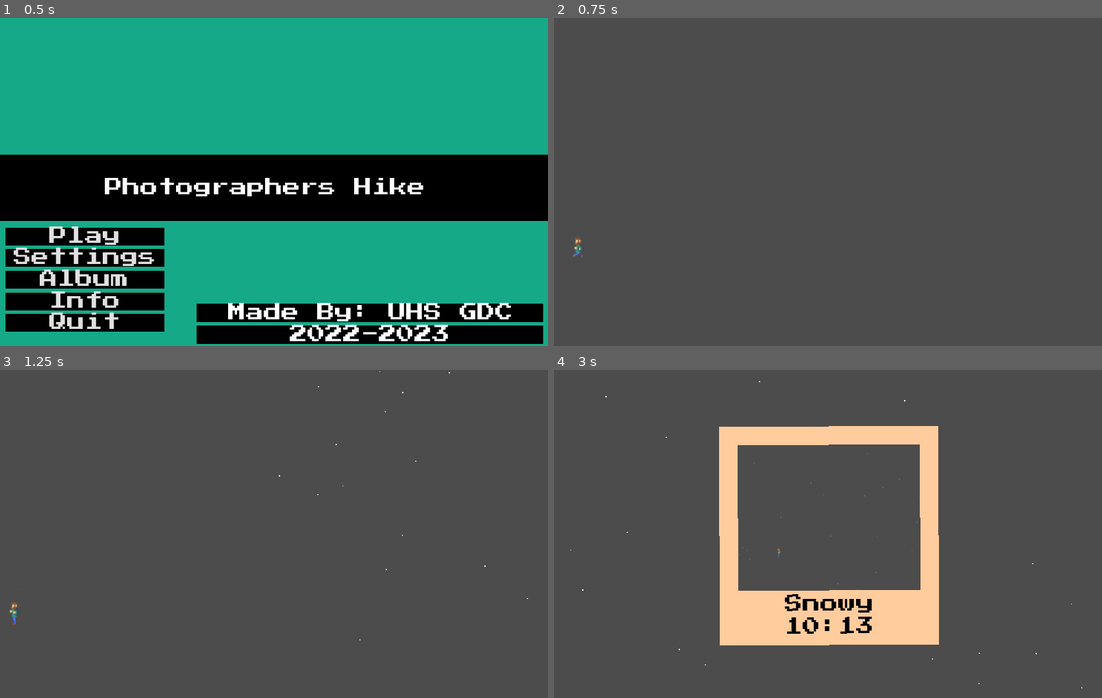
Above: before the commit, frames 1-4 (two rows, left to right).
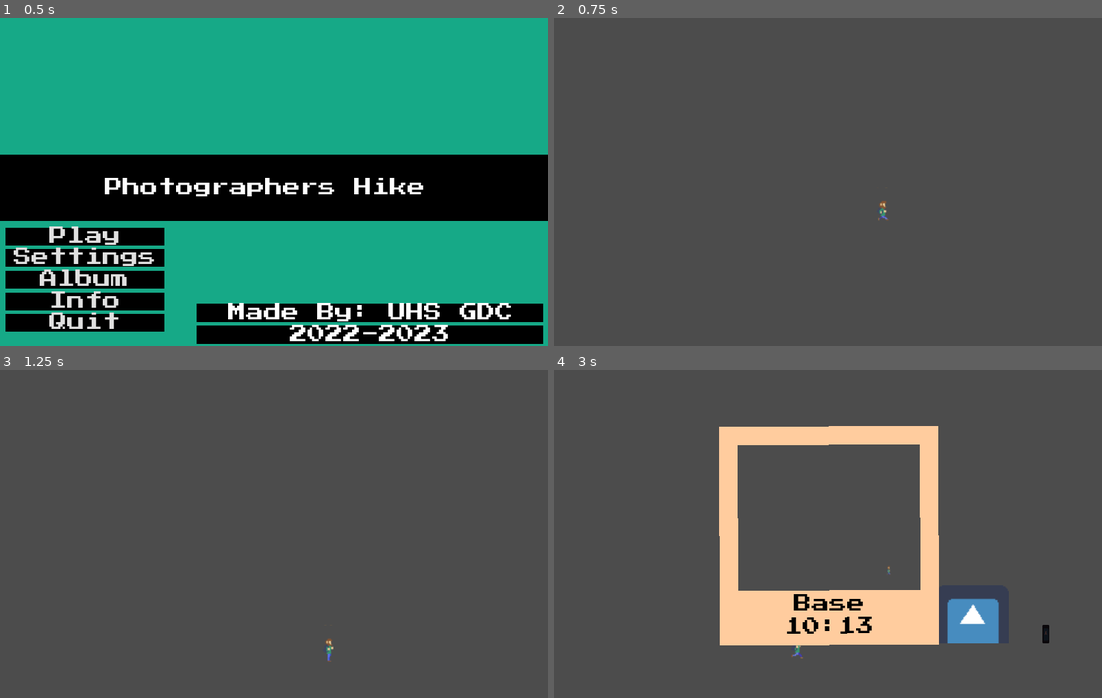
Above: after the commit, the same moments.

Repository: UHSGDC/Photographers-Hike
Game: Godot game, scene res://Game.tscn
The game is run twice, just before and just after one commit, with the same random seed, the same clock (stepped at 60 frames per second) and the same inputs. The engine's default icon, where the game draws it, is replaced by a stand-in: a white triangle on a blue panel in a dark square.
Inputs (mouse positions are in pixels of both pictures, inside the frame that each line leads up to):
- Up to frame 1 (0.5 s): no input
- Up to frame 2 (0.75 s): click "Play" at 0.5 s
- Up to frame 3 (1.25 s): no input
- Up to frame 4 (3 s): tap Enter at 1.25 s; move the mouse to (948, 517) at 1.27 s; hold Ctrl (interact) 1.28-2.03 s; hold D (right) 1.28-2.78 s; tap Space (jump) at 1.52, 2.27 s; move the mouse to (718, 550) at 2.02 s; tap C (take_picture) at 2.1 s; move the mouse to (882, 461) at 2.77 s; hold A (left) from 2.78 s (still down); hold Ctrl (interact) from 2.78 s (still down)

Frame 1 is identical in both runs. In frame 2, 0.1% of the frame differs, in the area x 3-61%, y 55-73%; in frame 3, 0.1%; in frame 4, 1.8%, in the area x 3-97%, y 3-98%.

Commit message:
Fixed sign text not being full white

Diff:
--- a/PhotographersHike/Interactables/Sign/Sign.tscn
+++ b/PhotographersHike/Interactables/Sign/Sign.tscn
@@ -58,6 +58,7 @@
 
 [node name="ColorRect" type="ColorRect" parent="DirectionLabel"]
 modulate = Color( 1, 1, 1, 0.286275 )
+show_behind_parent = true
 anchor_right = 1.0
 anchor_bottom = 1.0
 margin_top = -6.0
--- a/PhotographersHike/World/World.tscn
+++ b/PhotographersHike/World/World.tscn
@@ -16,44 +16,47 @@
 [ext_resource path="res://Misc/SpeedRunTimer.tscn" type="PackedScene" id=14]
 [ext_resource path="res://Minigames/Blizzard/WindZone.tscn" type="PackedScene" id=15]
 
+[sub_resource type="RectangleShape2D" id=44]
+extents = Vector2( 240, 144 )
+
+[sub_resource type="RectangleShape2D" id=11]
+extents = Vector2( 368, 144 )
+
+[sub_resource type="RectangleShape2D" id=12]
+extents = Vector2( 304, 144 )
+
+[sub_resource type="RectangleShape2D" id=15]
+extents = Vector2( 204, 8 )
+
+[sub_resource type="RectangleShape2D" id=16]
+extents = Vector2( 312, 288 )
+
+[sub_resource type="RectangleShape2D" id=17]
+extents = Vector2( 560, 144 )
+
+[sub_resource type="RectangleShape2D" id=20]
+extents = Vector2( 560, 144 )
+
+[sub_resource type="RectangleShape2D" id=21]
+extents = Vector2( 240, 576 )
+
+[sub_resource type="RectangleShape2D" id=22]
+extents = Vector2( 480, 144 )
+
+[sub_resource type="RectangleShape2D" id=24]
+extents = Vector2( 240, 144 )
+
+[sub_resource type="RectangleShape2D" id=23]
+extents = Vector2( 720, 144 )
+
+[sub_resource type="RectangleShape2D" id=18]
+extents = Vector2( 184, 288 )
+
+[sub_resource type="RectangleShape2D" id=19]
+extents = Vector2( 1056, 892 )
+
 [sub_resource type="RectangleShape2D" id=14]
 extents = Vector2( 360, 144 )
-
-[sub_resource type="RectangleShape2D" id=11]
-extents = Vector2( 368, 144 )
-
-[sub_resource type="RectangleShape2D" id=12]
-extents = Vector2( 304, 144 )
-
-[sub_resource type="RectangleShape2D" id=15]
-extents = Vector2( 204, 8 )
-
-[sub_resource type="RectangleShape2D" id=16]
-extents = Vector2( 312, 288 )
-
-[sub_resource type="RectangleShape2D" id=17]
-extents = Vector2( 560, 144 )
-
-[sub_resource type="RectangleShape2D" id=20]
-extents = Vector2( 560, 144 )
-
-[sub_resource type="RectangleShape2D" id=21]
-extents = Vector2( 240, 576 )
-
-[sub_resource type="RectangleShape2D" id=22]
-extents = Vector2( 480, 144 )
-
-[sub_resource type="RectangleShape2D" id=24]
-extents = Vector2( 240, 144 )
-
-[sub_resource type="RectangleShape2D" id=23]
-extents = Vector2( 720, 144 )
-
-[sub_resource type="RectangleShape2D" id=18]
-extents = Vector2( 184, 288 )
-
-[sub_resource type="RectangleShape2D" id=19]
-extents = Vector2( 1056, 892 )
 
 [sub_resource type="RectangleShape2D" id=26]
 extents = Vector2( 240, 144 )
@@ -128,7 +131,7 @@
 position = Vector2( 208, 96 )
 
 [node name="CollisionShape2D" type="CollisionShape2D" parent="Base/Room1"]
-shape = SubResource( 14 )
+shape = SubResource( 44 )
 
 [node name="Room2" parent="Base" instance=ExtResource( 7 )]
 position = Vector2( 560, 144 )
@@ -1479,7 +1482,7 @@
 shape = SubResource( 28 )
 
 [node name="PlatformingPlayer" parent="." instance=ExtResource( 2 )]
-position = Vector2( 4320, -2152 )
+position = Vector2( 0, 152 )
 
 [node name="PlayerCamera" parent="." instance=ExtResource( 3 )]
 
Not shown: 1 places in PhotographersHike/World/World.tscn that only renumber resources
